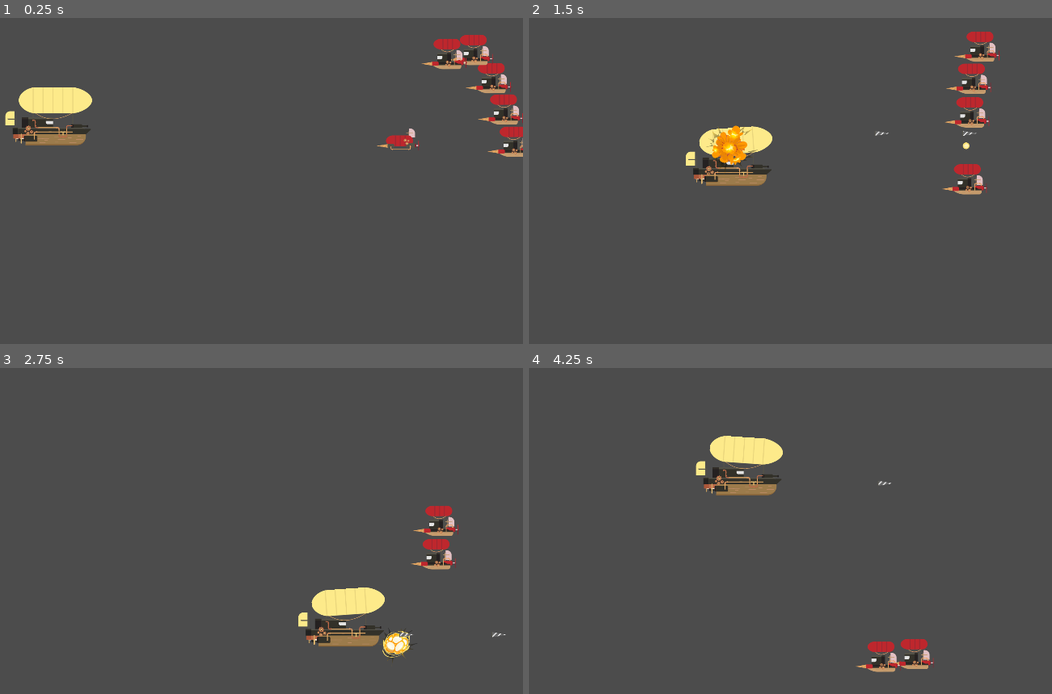
Above: before the commit, frames 1-4 (two rows, left to right).
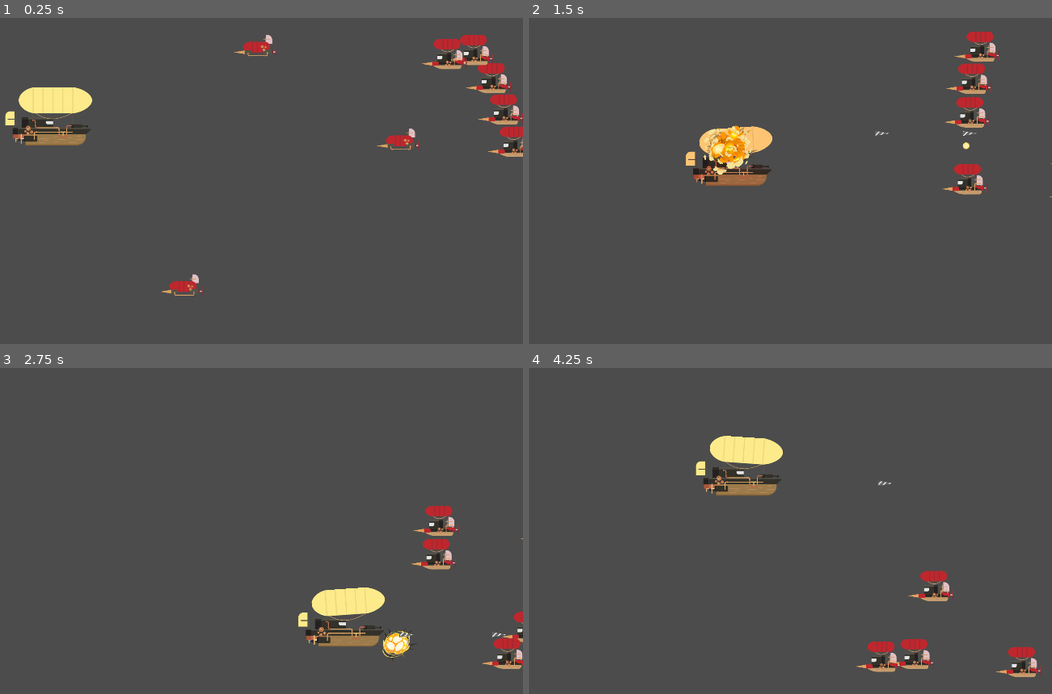
Above: after the commit, the same moments.

Repository: danielmiranda0099/godot_plz_shootEmUp
Game: Godot game, scene res://Scenes/Nivel 1.tscn
Two runs of this game, one before a commit and one after it. Both use one fixed random seed, a clock stepped at 60 frames per second and the inputs below.
Inputs (mouse positions are in pixels of both pictures, inside the frame that each line leads up to):
- Up to frame 1 (0.25 s): no input
- Up to frame 2 (1.5 s): move the mouse to (868, 164) at 0.52 s; press the mouse at (868, 164) at 0.53 s; hold D (move_right) 0.53-1.28 s; move the mouse to (596, 203) at 1.27 s; release the mouse at (596, 203) at 1.28 s; hold S (move_down) from 1.28 s (still down); click (596, 203) at 1.35 s
- Up to frame 3 (2.75 s): move the mouse to (266, 452) at 2.02 s; release S (move_down) at 2.03 s; press the mouse at (266, 452) at 2.03 s; hold D (move_right) from 2.03 s (still down)
- Up to frame 4 (4.25 s): move the mouse to (696, 605) at 2.77 s; release D (move_right) at 2.78 s; release the mouse at (696, 605) at 2.78 s; hold W (move_up) 2.78-3.53 s; click (696, 605) at 2.85 s; move the mouse to (921, 589) at 3.52 s; press the mouse at (921, 589) at 3.53 s; hold A (move_left) from 3.53 s (still down)

The runs differ from the first frame. In frame 1, 0.5% of the frame differs, in the area x 1-53%, y 5-86%; in frame 2, 0.9%, in the area x 29-100%, y 33-55%; in frame 3, 0.6%; in frame 4, 0.9%.

Commit message:
[UPGRADE] Player Damage / Explosion Enemy Collision

Diff:
--- a/Scenes/Nivel 1.tscn
+++ b/Scenes/Nivel 1.tscn
@@ -10,5 +10,14 @@
 
 [node name="GrupoEnemigos" parent="." instance=ExtResource( 2 )]
 
+[node name="GrupoEnemigos2" parent="." instance=ExtResource( 2 )]
+position = Vector2( 320.389, 23.7842 )
+
 [node name="EnemigoDirigido" parent="." instance=ExtResource( 3 )]
 position = Vector2( 1674.43, 412.95 )
+
+[node name="EnemigoDirigido2" parent="." instance=ExtResource( 3 )]
+position = Vector2( 986.43, 936.95 )
+
+[node name="EnemigoDirigido3" parent="." instance=ExtResource( 3 )]
+position = Vector2( 1242.43, 84.95 )
--- a/Scenes/Personaje.tscn
+++ b/Scenes/Personaje.tscn
@@ -87,6 +87,45 @@
 "transitions": PoolRealArray( 1, 1 ),
 "update": 0,
 "values": [ 0.0, -4.0 ]
+}
+
+[sub_resource type="Animation" id=21]
+resource_name = "take_damage"
+tracks/0/type = "value"
+tracks/0/path = NodePath(".:modulate")
+tracks/0/interp = 1
+tracks/0/loop_wrap = true
+tracks/0/imported = false
+tracks/0/enabled = true
+tracks/0/keys = {
+"times": PoolRealArray( 0, 0.2, 0.45, 0.65, 0.75, 1 ),
+"transitions": PoolRealArray( 1, 1, 1, 1, 1, 1 ),
+"update": 0,
+"values": [ Color( 1, 0.0195312, 0.0195312, 1 ), Color( 1, 1, 1, 1 ), Color( 1, 0.0195312, 0.0195312, 1 ), Color( 1, 1, 1, 1 ), Color( 1, 0.0195312, 0.0195312, 1 ), Color( 1, 1, 1, 1 ) ]
+}
+tracks/1/type = "value"
+tracks/1/path = NodePath(".:collision_layer")
+tracks/1/interp = 1
+tracks/1/loop_wrap = true
+tracks/1/imported = false
+tracks/1/enabled = true
+tracks/1/keys = {
+"times": PoolRealArray( 0, 1 ),
+"transitions": PoolRealArray( 1, 1 ),
+"update": 1,
+"values": [ 0, 1 ]
+}
+tracks/2/type = "value"
+tracks/2/path = NodePath(".:collision_mask")
+tracks/2/interp = 1
+tracks/2/loop_wrap = true
+tracks/2/imported = false
+tracks/2/enabled = true
+tracks/2/keys = {
+"times": PoolRealArray( 0, 1 ),
+"transitions": PoolRealArray( 1, 1 ),
+"update": 1,
+"values": [ 0, 1 ]
 }
 
 [sub_resource type="AnimationNodeAnimation" id=11]
@@ -117,21 +156,24 @@
 
 [sub_resource type="AnimationNodeStateMachinePlayback" id=19]
 
+[sub_resource type="CapsuleShape2D" id=20]
+radius = 75.0859
+height = 75.9944
+
 [node name="Personaje" type="KinematicBody2D" groups=[
 "personaje",
 ]]
 position = Vector2( 509.598, 356.943 )
+collision_layer = 2147483649
 script = ExtResource( 1 )
 
 [node name="Barco" type="AnimatedSprite" parent="."]
 frames = SubResource( 6 )
 animation = "Idle"
-frame = 4
 playing = true
 
 [node name="Globo" type="Sprite" parent="."]
 position = Vector2( 22.4434, -57.788 )
-rotation = 0.0698132
 texture = ExtResource( 3 )
 
 [node name="CollisionShape2D" type="CollisionShape2D" parent="."]
@@ -144,6 +186,7 @@
 anims/RESET = SubResource( 8 )
 anims/move_left = SubResource( 9 )
 anims/move_right = SubResource( 10 )
+anims/take_damage = SubResource( 21 )
 
 [node name="AnimationTree" type="AnimationTree" parent="."]
 tree_root = SubResource( 18 )
@@ -156,4 +199,13 @@
 
 [node name="DisparoPos" type="Position2D" parent="."]
 position = Vector2( 95.7314, 31.514 )
+
+[node name="Area2D" type="Area2D" parent="."]
+
+[node name="CollisionShape2D" type="CollisionShape2D" parent="Area2D"]
+modulate = Color( 0.681648, 0.0619965, 0.933594, 1 )
+position = Vector2( 17.8382, -14.8651 )
+rotation = 1.5708
+shape = SubResource( 20 )
 [connection signal="timeout" from="Timer" to="." method="_on_Timer_timeout"]
+[connection signal="area_entered" from="Area2D" to="." method="_on_Area2D_area_entered"]
--- a/Scripts/Personaje.gd
+++ b/Scripts/Personaje.gd
@@ -45,6 +45,15 @@
 	get_inputs()
 	movimiento = move_and_slide(movimiento)
 
+func take_damage():
+	$AnimationPlayer.play("take_damage")
+	print("recibiendo daño......")
 
 func _on_Timer_timeout():
 	cooldown = true
+
+
+func _on_Area2D_area_entered(area):
+	if (area.is_in_group("Enemigo")):
+		take_damage()
+		area.set_explosion()
Not shown: 1 places in Scenes/Personaje.tscn that only renumber resources
